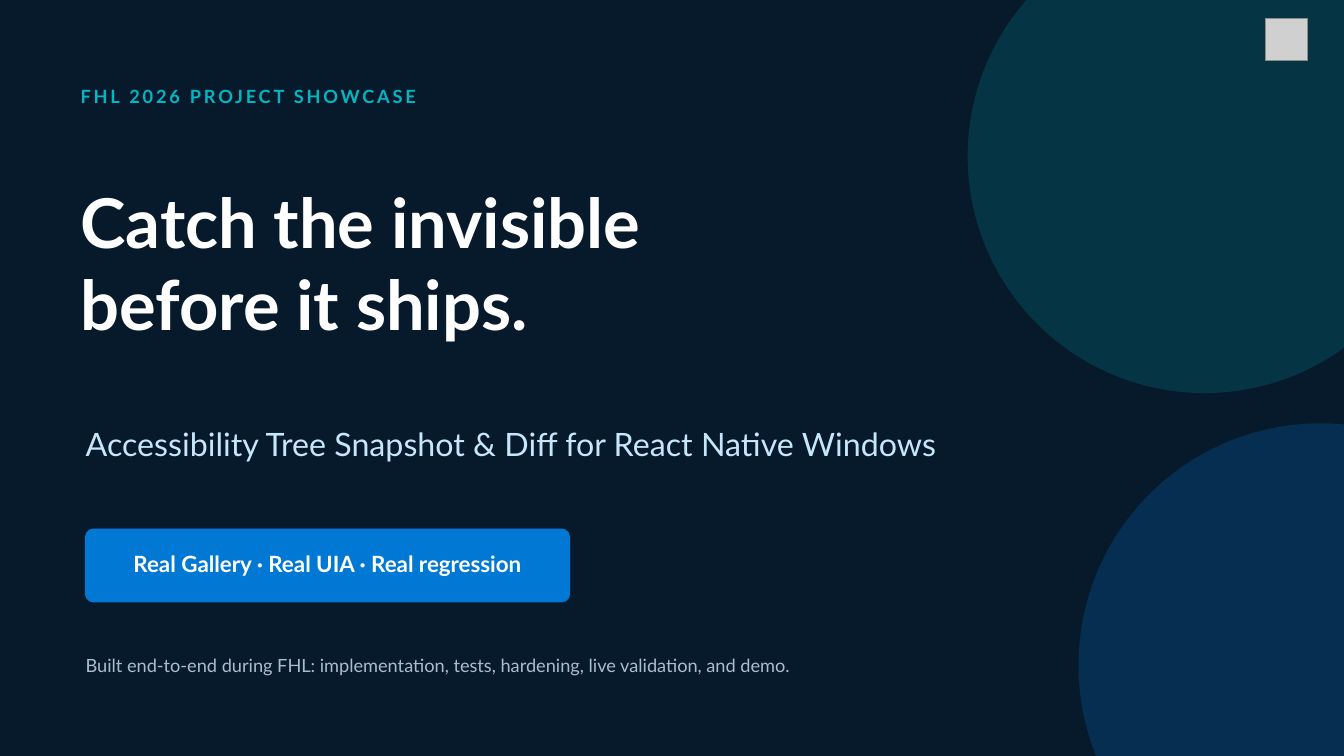
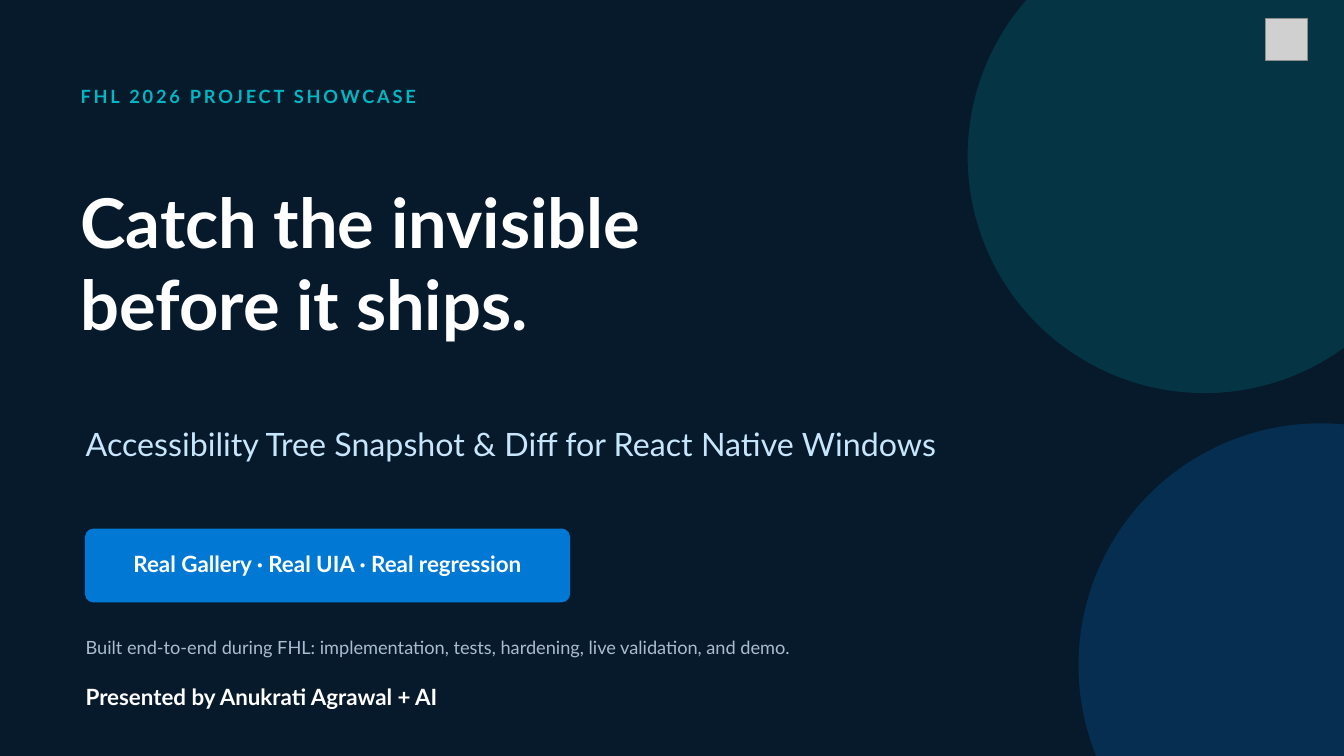
Before and after one commit to anuagragith/react-native-windows, a slide deck: slide 1 of FHL-Accessibility-Tree-Diff.pptx. Drawn at 1344x756 pixels with LibreOffice and Linux fonts; fonts in the diff are those of the drawing; grey boxes stand for pictures. Boxes give left, top, right and bottom in pixels: in the first picture for what was removed or moved away, otherwise in the second. Text is boxed around its words. In the diff, an @@ line names an element or a change of style, - is before the commit and + after.

```diff
--- a/FHL-Accessibility-Tree-Diff.pptx
+++ b/FHL-Accessibility-Tree-Diff.pptx
@@ text "Built end-to-end during FHL: implementation, ...": place and size @@
-text "Built end-to-end during FHL: implementation, ..." at box(86, 658, 789, 676)
+text "Built end-to-end during FHL: implementation, ..." at box(86, 640, 789, 658)
@@ text added at box(86, 688, 437, 709), 16 pt, text #FFFFFF, bold @@
+Presented by Anukrati Agrawal + AI
```
Also in this commit, not shown: 1 other file.
